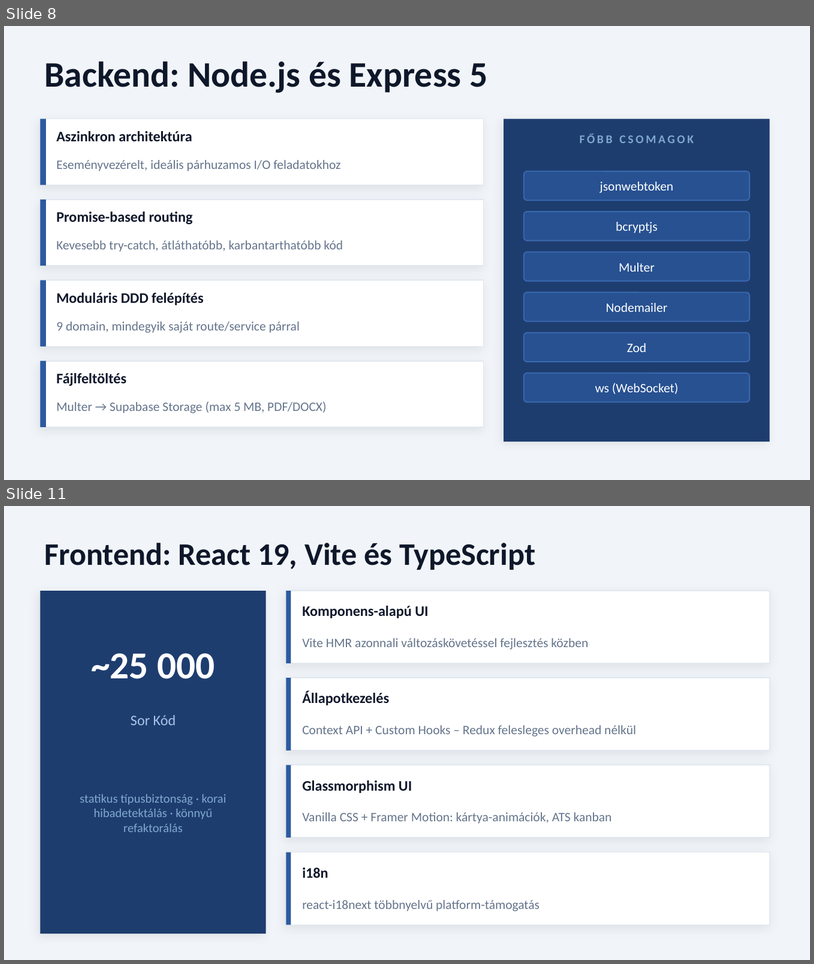
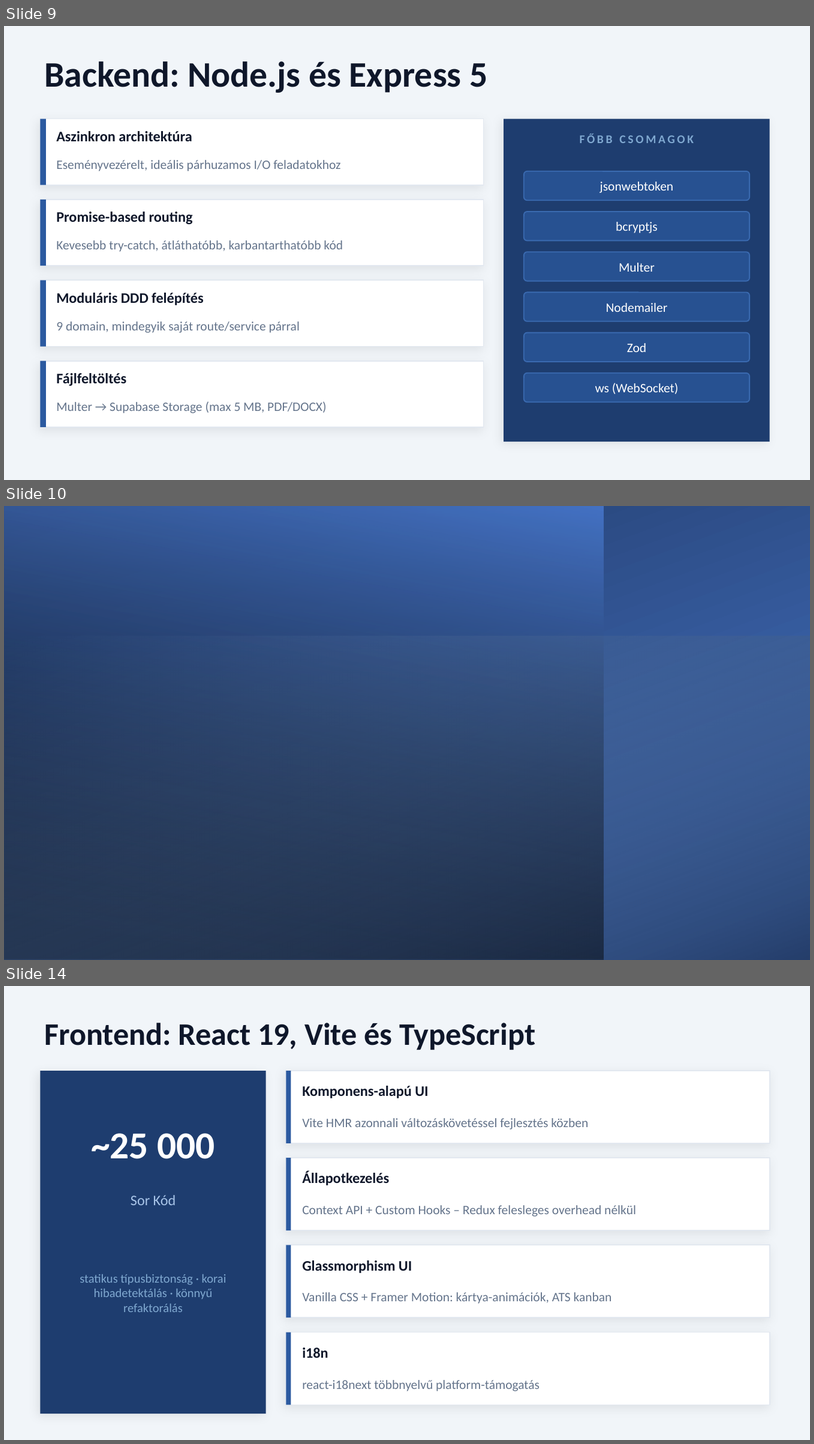
Before and after one commit to DomonkosTech/Orion, a slide deck: docs/Orion_Prezentacio.pptx. Shown one above the other, each under a label of ours: slides 8 and 11 before the commit, slides 9, 10 and 14 after it; the slides between them are not shown. The pictures are 814x964 and 814x1444 pixels, drawn with LibreOffice and Linux fonts; fonts in the diff are those of the drawing; background and template pictures are left out. Boxes give left, top, right and bottom in pixels: in the first picture for what was removed or moved away, otherwise in the second. Text is boxed around its words. In the diff, an @@ line names an element or a change of style, - is before the commit and + after.

```diff
--- a/docs/Orion_Prezentacio.pptx
+++ b/docs/Orion_Prezentacio.pptx
@@ slide 10 added at box(4, 506, 810, 960), background picture (left out) @@
@@ rectangle added at box(4, 506, 810, 959), fill gradient #4472C4 to #203864 @@
@@ rectangle added at box(4, 506, 604, 959), fill gradient #000000 to #4472C4 @@
@@ rectangle added at box(4, 636, 810, 960), fill gradient #9DC3E6 to #000000 @@
@@ what was slide 8 is now slide 9 @@
@@ what was slide 11 is now slide 14 @@
```
Also in this commit, not shown: 12 slides changed, 4 other slides added, 1 other file.
